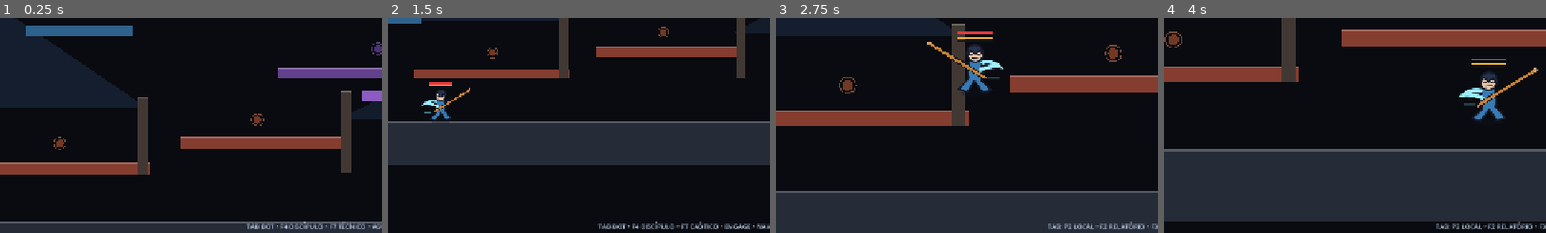
Above: before the commit, frames 1-4 (left to right).
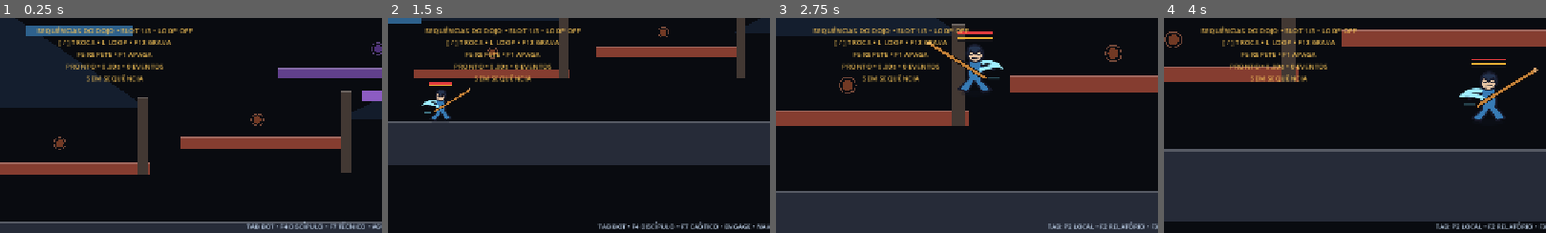
Above: after the commit, the same moments.

Repository: Tehkne-Solutions/taijifu-masters
Game: Godot game, scene res://scenes/main.tscn
Two runs of this game, one before a commit and one after it. Both use one fixed random seed, a clock stepped at 60 frames per second and the inputs below.
Inputs:
- Up to frame 1 (0.25 s): no input
- Up to frame 2 (1.5 s): tap Enter (start_match) at 0.5 s; hold D (p1_right) from 0.53 s (still down); tap K (clear_variant_comparison) at 0.6 s; tap W (p1_jump) at 0.77 s; tap F7 (cycle_bot_personality) at 1.35 s
- Up to frame 3 (2.75 s): tap W (p1_jump) at 1.52 s; release D (p1_right) at 2.03 s; hold A (p1_left) from 2.03 s (still down); tap F8 (dojo_toggle) at 2.1 s
- Up to frame 4 (4 s): release A (p1_left) at 2.78 s; hold D (p1_right) from 2.78 s (still down); tap F (p1_attack) at 2.85 s; tap W (p1_jump) at 3.02, 3.77 s; tap R (p1_block) at 3.6 s
The pictures show only the part of the screen within x 0-50%, y 37-87%; the shares and areas given below are measured in that part.

The runs differ from the first frame. In frame 1, 2.1% of the frame differs, in the area x 9-51%, y 3-30%; in frame 2, 2.1%; in frame 3, 2.1%; in frame 4, 2.1%.
Error before the commit: Parse Error: No constructor of "String" matches the signature "String(int)". (res://scripts/runtime/dojo_sequence_runtime.gd:209)

Commit message:
fix(parser): estabilizar persistência e slots das sequências

Diff:
--- a/scripts/runtime/dojo_sequence_runtime.gd
+++ b/scripts/runtime/dojo_sequence_runtime.gd
@@ -182,11 +182,7 @@
 		_feedback = "PARE A GRAVAÇÃO OU REPETIÇÃO PARA TROCAR"
 		return
 	_sync_selected_slot()
-	_selected_slot += direction
-	if _selected_slot < 1:
-		_selected_slot = SLOT_COUNT
-	elif _selected_slot > SLOT_COUNT:
-		_selected_slot = 1
+	_selected_slot = wrapi(_selected_slot - 1 + direction, 0, SLOT_COUNT) + 1
 	_load_selected_slot()
 	_save_sequences()
 	_feedback = "SLOT %d SELECIONADO" % _selected_slot
@@ -206,15 +202,16 @@
 	_feedback = "SLOT %d APAGADO" % _selected_slot
 
 func _sync_selected_slot() -> void:
-	_slots[String(_selected_slot)] = _events.duplicate(true)
+	_slots[str(_selected_slot)] = _events.duplicate(true)
 
 func _load_selected_slot() -> void:
 	_events.clear()
-	var loaded: Variant = _slots.get(String(_selected_slot), [])
+	var loaded: Variant = _slots.get(str(_selected_slot), [])
 	if loaded is Array:
 		for value in loaded:
 			if value is Dictionary:
-				_events.append((value as Dictionary).duplicate(true))
+				var event: Dictionary = value
+				_events.append(event.duplicate(true))
 	_events.sort_custom(_sort_events)
 
 func _release_playback_actions() -> void:
@@ -245,31 +242,32 @@
 	var file := FileAccess.open(SAVE_PATH, FileAccess.READ)
 	if file == null:
 		return
-	var parsed := JSON.parse_string(file.get_as_text())
+	var parsed: Variant = JSON.parse_string(file.get_as_text())
 	if not (parsed is Dictionary):
 		return
-
-	var version := int(parsed.get("version", 1))
+	var parsed_data: Dictionary = parsed
+	var version := int(parsed_data.get("version", 1))
 	if version <= 1:
-		_slots["1"] = _sanitize_events(parsed.get("events", []))
+		_slots["1"] = _sanitize_events(parsed_data.get("events", []))
 		_selected_slot = 1
 		_loop_enabled = false
 		_feedback = "SEQUÊNCIA ANTIGA MIGRADA PARA O SLOT 1"
 		return
-
-	_selected_slot = clampi(int(parsed.get("selected_slot", 1)), 1, SLOT_COUNT)
-	_loop_enabled = bool(parsed.get("loop_enabled", false))
-	var loaded_slots: Variant = parsed.get("slots", {})
+	_selected_slot = clampi(int(parsed_data.get("selected_slot", 1)), 1, SLOT_COUNT)
+	_loop_enabled = bool(parsed_data.get("loop_enabled", false))
+	var loaded_slots: Variant = parsed_data.get("slots", {})
 	if loaded_slots is Dictionary:
+		var loaded_dictionary: Dictionary = loaded_slots
 		for slot_id in range(1, SLOT_COUNT + 1):
-			_slots[String(slot_id)] = _sanitize_events(loaded_slots.get(String(slot_id), []))
+			_slots[str(slot_id)] = _sanitize_events(loaded_dictionary.get(str(slot_id), []))
 	_feedback = "3 SLOTS CARREGADOS"
 
 func _sanitize_events(source: Variant) -> Array[Dictionary]:
 	var sanitized: Array[Dictionary] = []
 	if not (source is Array):
 		return sanitized
-	for value in source:
+	var source_array: Array = source
+	for value in source_array:
 		if not (value is Dictionary):
 			continue
 		var event: Dictionary = value
